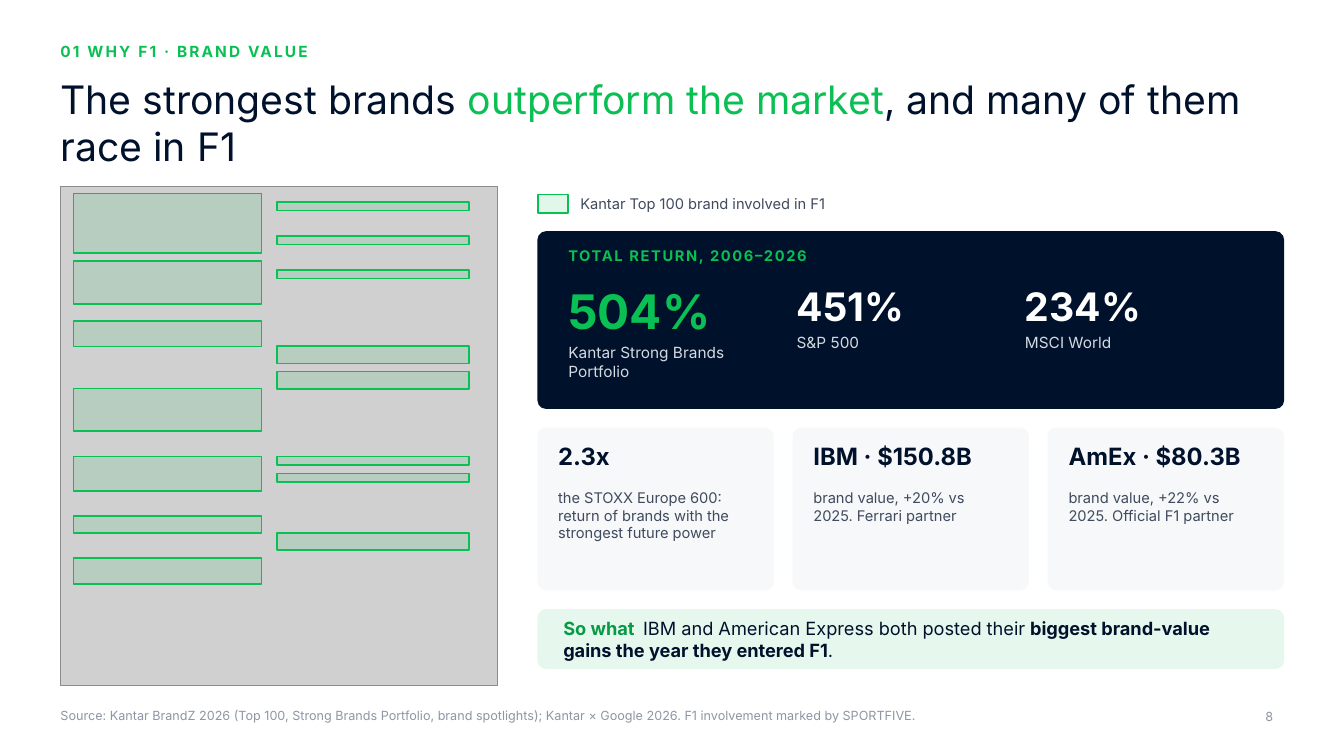
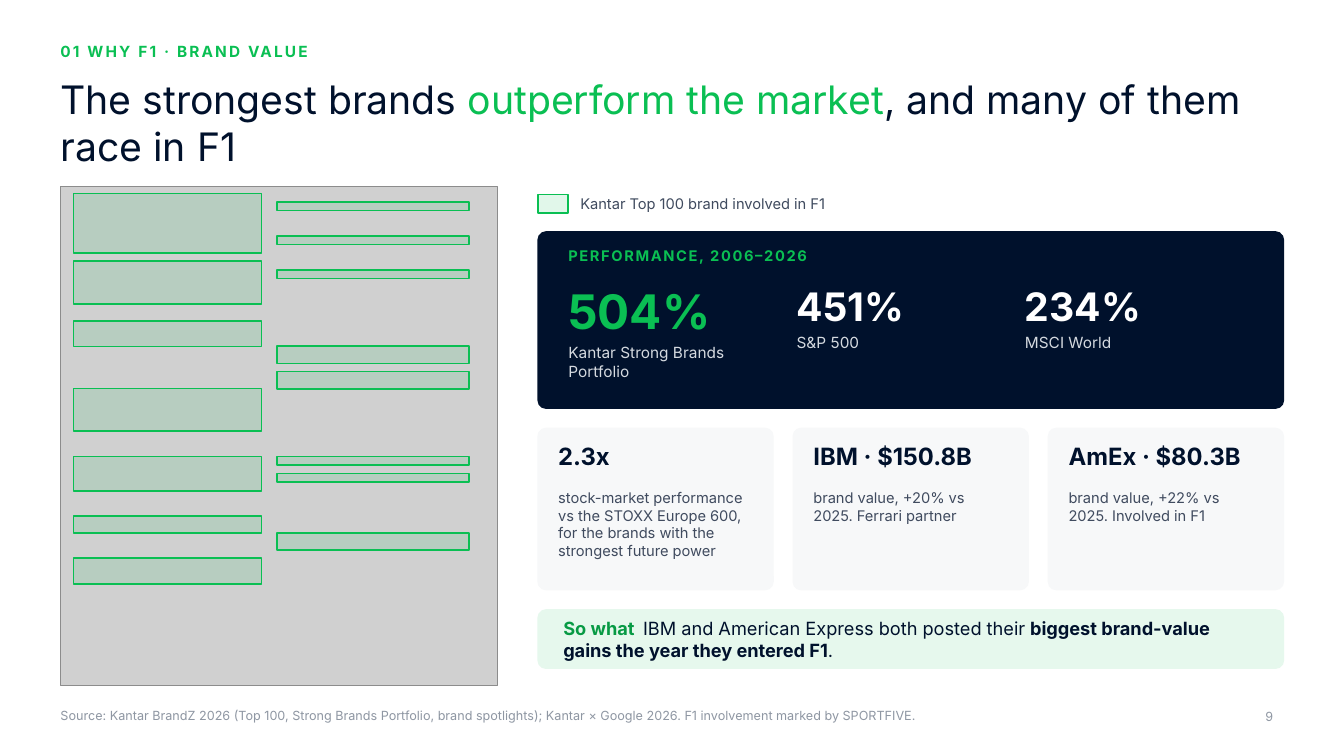
Before and after one commit to rahulgopalan42/rg42, a slide deck: slide 9 of adyen-f1-deck/Adyen x F1 - Chairman deck.pptx (slide 8 before the commit). Drawn at 1344x756 pixels with LibreOffice and Linux fonts; fonts in the diff are those of the drawing; grey boxes stand for pictures; background and template pictures are left out. Boxes give left, top, right and bottom in pixels: in the first picture for what was removed or moved away, otherwise in the second. Text is boxed around its words. In the diff, an @@ line names an element or a change of style, - is before the commit and + after.

```diff
--- a/adyen-f1-deck/Adyen x F1 - Chairman deck.pptx
+++ b/adyen-f1-deck/Adyen x F1 - Chairman deck.pptx
@@ text at bbox=[568, 250, 807, 264]: text changed @@
-TOTAL RETURN, 2006–2026
+PERFORMANCE, 2006–2026
@@ text at bbox=[558, 492, 742, 559]: text changed @@
-the STOXX Europe 600: return of brands with the strongest future power
+stock-market performance vs the STOXX Europe 600, for the brands with the strongest future power
@@ text at bbox=[1069, 492, 1220, 521]: text changed @@
-brand value, +22% vs 2025. Official F1 partner
+brand value, +22% vs 2025. Involved in F1
```
Also in this commit, not shown: 19 other slides changed, 1 slide added, 8 other files.
